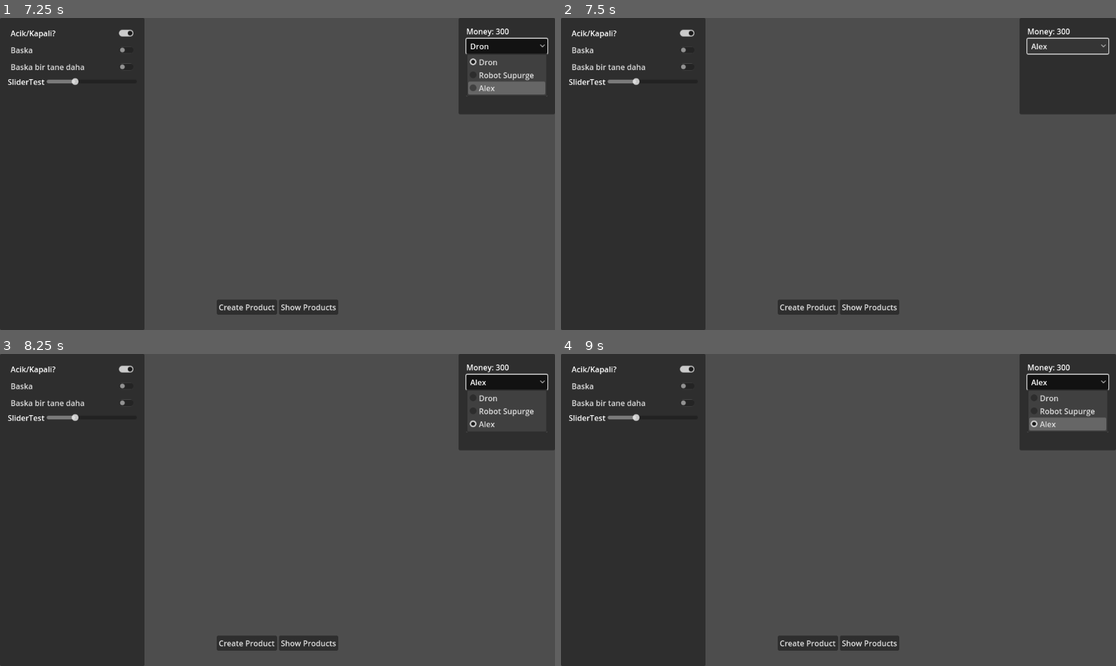
Above: before the commit, frames 1-4 (two rows, left to right).
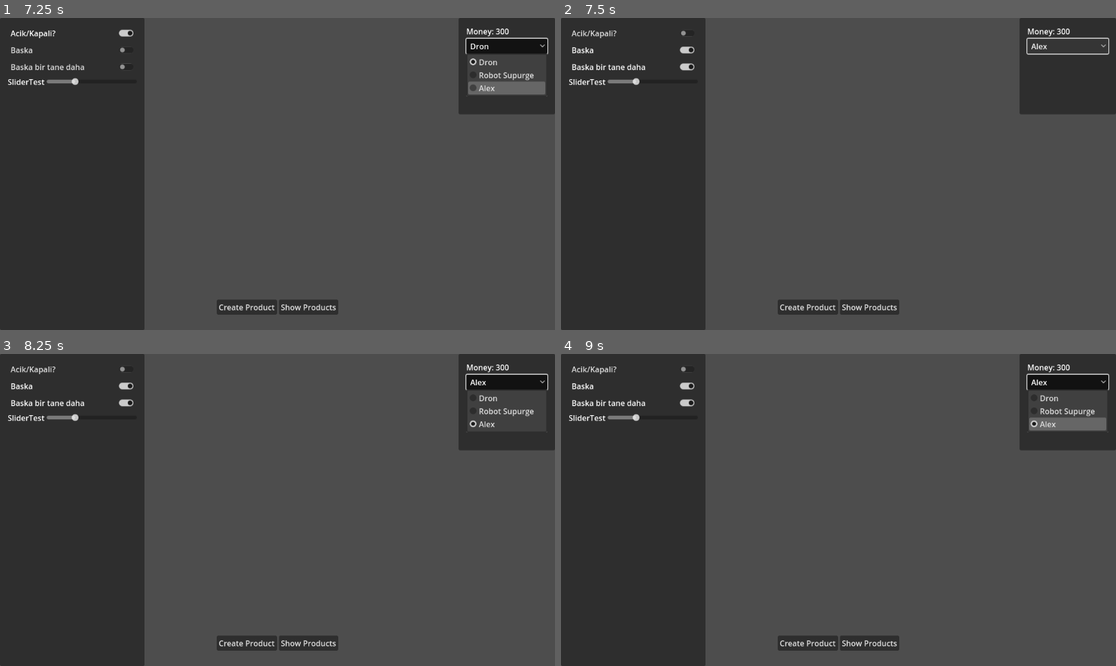
Above: after the commit, the same moments.

Repository: GameJam-Proje/brackeys-2025
Game: Godot game, scene res://game.tscn
Same seed, same stepped clock (60 frames per second), same inputs: the game is played once before the commit and once after it. The engine's default icon, where the game draws it, is replaced by a stand-in: a white triangle on a blue panel in a dark square.
Inputs (mouse positions are in pixels of both pictures, inside the frame that each line leads up to):
- Up to frame 1 (7.25 s): click "Create Product" at 0.5 s; click (360, 167) at 1.27 s; type "Alex" at 1.35 s; click "Create Product" at 2 s; click "Show Products" at 2.75 s; click "Acik/Kapali?" at 3.5 s; click "Baska" at 4.25 s; click "Baska bir tane daha" at 5 s; click "Dron" at 5.75 s; tap Enter at 6.5 s; hold Up (ui_up) from 6.53 s (still down)
- Up to frame 2 (7.5 s): tap Space at 7.25 s; release Up (ui_up) at 7.28 s
- Up to frame 3 (8.25 s): click "Alex" at 8 s
- Up to frame 4 (9 s): tap Enter at 8.75 s; hold Up (ui_up) from 8.78 s (still down)

Frame 1 is identical in both runs. In frame 2, 0.2% of the frame differs, in the area x 2-25%, y 3-17%; in frame 3, 0.2%; in frame 4, 0.2%.

Commit message:
yeni eklenen urunun baz aldigi urunle bagi kaldirildi

Diff:
--- a/game.gd
+++ b/game.gd
@@ -8,7 +8,7 @@
 
 func _ready() -> void:
 	current_product = products[0]
-
+	current_product.initial_parameters
 	parameters.append_array(current_product.initial_parameters)
 
 	for product in products:
@@ -39,6 +39,8 @@
 			var slider = SliderParamUI.new_slider(param)
 			%VBoxContainer.add_child(slider)
 
+
+
 func _on_product_created(product: ProductRes):
 	products.append(product)
 	%ProductSelector.add_item(product.name)
--- a/ui/create_product/create_product.gd
+++ b/ui/create_product/create_product.gd
@@ -13,7 +13,15 @@
 
 
 func _on_create_button_pressed() -> void:
-	var product: ProductRes = base_products[%BaseProductSelector.get_selected_id()].duplicate()
+	if %ProductNameEdit.text.is_empty():
+		return
+
+	var product := ProductRes.new()
+	var base_product := base_products[%BaseProductSelector.get_selected_id()]
+
+	for param in base_product.initial_parameters:
+		product.initial_parameters.append(param.duplicate())
+
 	product.name = %ProductNameEdit.text
 
 	product_created.emit(product)
